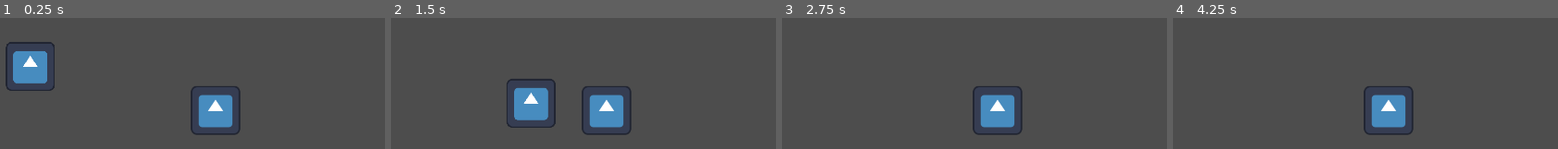
Above: before the commit, frames 1-4 (left to right).
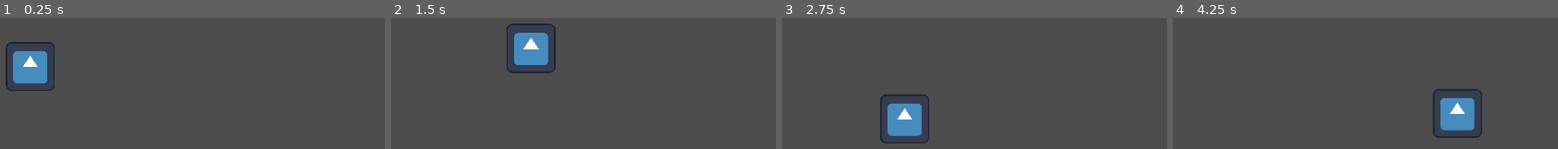
Above: after the commit, the same moments.

Repository: RobertKadak/GameCamp-2025
Game: Godot game, scene res://temp/main.tscn
Two runs of this game, one before a commit and one after it. Both use one fixed random seed, a clock stepped at 60 frames per second and the inputs below. This scene is started directly instead of the project's main scene. The engine's default icon, where the game draws it, is replaced by a stand-in: a white triangle on a blue panel in a dark square.
Inputs (mouse positions are in pixels of both pictures, inside the frame that each line leads up to):
- Up to frame 1 (0.25 s): no input
- Up to frame 2 (1.5 s): tap Enter (ui_accept) at 0.5, 0.77 s; move the mouse to (outside the picture) at 0.52 s; hold Right (ui_right) from 0.53 s (still down); click (outside the picture) at 0.67 s; move the mouse to (outside the picture) at 1.27 s
- Up to frame 3 (2.75 s): tap Enter (ui_accept) at 1.52 s; move the mouse to (outside the picture) at 2.02 s; release Right (ui_right) at 2.03 s; hold Left (ui_left) from 2.03 s (still down)
- Up to frame 4 (4.25 s): move the mouse to (outside the picture) at 2.77 s; release Left (ui_left) at 2.78 s; hold Right (ui_right) from 2.78 s (still down); click (outside the picture) at 2.92 s; tap Enter (ui_accept) at 3.02, 3.77 s; move the mouse to (1411, 79) at 3.52 s

The runs differ from the first frame. In frame 1, 2.9% of the frame differs, in the area x 49-63%, y 52-90%; in frame 2, 8.5%, in the area x 30-63%, y 4-90%; in frame 3, 5.8%; in frame 4, 5.8%.

Commit message:
Enemies need more work

Diff:
--- a/entities/enemies/moving/enemy_moving.tscn
+++ b/entities/enemies/moving/enemy_moving.tscn
@@ -1,50 +1,3 @@
-[gd_scene load_steps=7 format=3 uid="uid://d1yugmb8k8c7e"]
+[gd_scene format=3 uid="uid://4iuij3084jr3"]
 
-[ext_resource type="Script" uid="uid://bm6mjfal1y5qj" path="res://entities/enemies/stationary/stationary.gd" id="1_apj7t"]
-[ext_resource type="Script" uid="uid://cbng306fusmht" path="res://entities/enemies/moving/path_follow_2d.gd" id="2_3uprw"]
-[ext_resource type="Texture2D" uid="uid://dvgrs0ppvo8m6" path="res://icon.svg" id="2_r811l"]
-
-[sub_resource type="RectangleShape2D" id="RectangleShape2D_afw6x"]
-size = Vector2(136, 130.5)
-
-[sub_resource type="RectangleShape2D" id="RectangleShape2D_gbbff"]
-size = Vector2(252, 116)
-
-[sub_resource type="Curve2D" id="Curve2D_r811l"]
-_data = {
-"points": PackedVector2Array(0, 0, 0, 0, 636, 4, 0, 0, 0, 0, -645, 6)
-}
-point_count = 2
-
-[node name="CharacterBody2D" type="CharacterBody2D"]
-script = ExtResource("1_apj7t")
-
-[node name="Sprite2D" type="Sprite2D" parent="."]
-texture = ExtResource("2_r811l")
-
-[node name="CollisionShape2D" type="CollisionShape2D" parent="."]
-position = Vector2(2, 1.25)
-shape = SubResource("RectangleShape2D_afw6x")
-
-[node name="Area2D" type="Area2D" parent="."]
-monitorable = false
-
-[node name="CollisionShape2D" type="CollisionShape2D" parent="Area2D"]
-physics_interpolation_mode = 2
-position = Vector2(-193, 3)
-shape = SubResource("RectangleShape2D_gbbff")
-
-[node name="RayCast2D" type="RayCast2D" parent="."]
-target_position = Vector2(-50, 0)
-
-[node name="Timer" type="Timer" parent="."]
-
-[node name="Path2D" type="Path2D" parent="."]
-curve = SubResource("Curve2D_r811l")
-
-[node name="PathFollow2D" type="PathFollow2D" parent="Path2D"]
-position = Vector2(636, 4)
-rotation = 3.14003
-script = ExtResource("2_3uprw")
-
-[node name="Timer" type="Timer" parent="Path2D/PathFollow2D"]
+[node name="EnemyMoving" type="Node"]
--- a/entities/enemies/moving/path_follow_2d.gd
+++ b/entities/enemies/moving/path_follow_2d.gd
@@ -7,8 +7,11 @@
 var waiting = false
 
 @onready var wait_timer = $Timer
+@onready var path = $PathFollow2D
+@onready var node = $CharacterBody2D
 
 func _ready():
+	node.set_rotation_degrees(0)
 	wait_timer.wait_time = wait_time
 	wait_timer.one_shot = true
 	wait_timer.timeout.connect(_on_Timer_timeout)
--- a/entities/small guy/character_body_2d.gd
+++ b/entities/small guy/small_guy.gd
@@ -48,6 +48,3 @@
 	is_dead = true
 	velocity = Vector2.ZERO
 	queue_free()
-
-func _ready():
-	add_to_group("SmallGuy")
--- a/entities/small guy/character_body_2d.tscn
+++ b/entities/small guy/small_guy.tscn
@@ -1,12 +1,12 @@
 [gd_scene load_steps=4 format=3 uid="uid://ddist6hxf1bmw"]
 
-[ext_resource type="Script" uid="uid://5kbg8r3kt834" path="res://entities/small guy/character_body_2d.gd" id="1_rietb"]
+[ext_resource type="Script" uid="uid://5kbg8r3kt834" path="res://entities/small guy/small_guy.gd" id="1_rietb"]
 [ext_resource type="Texture2D" uid="uid://dvgrs0ppvo8m6" path="res://icon.svg" id="2_jry4s"]
 
 [sub_resource type="RectangleShape2D" id="RectangleShape2D_rietb"]
 size = Vector2(128, 127)
 
-[node name="CharacterBody2D" type="CharacterBody2D" groups=["player"]]
+[node name="CharacterBody2D" type="CharacterBody2D" groups=["SmallGuy", "player"]]
 script = ExtResource("1_rietb")
 
 [node name="Sprite2D" type="Sprite2D" parent="."]
--- a/scenes/level1/level.tscn
+++ b/scenes/level1/level.tscn
@@ -4,7 +4,7 @@
 [ext_resource type="PackedScene" uid="uid://0gw2fos8q2c7" path="res://entities/big guy/player.tscn" id="1_thcxp"]
 [ext_resource type="PackedScene" uid="uid://clj1pl6juouqg" path="res://scenes/wall.tscn" id="3_3ifb4"]
 [ext_resource type="PackedScene" uid="uid://btgfq2h7q85p0" path="res://scenes/platform.tscn" id="4_platform"]
-[ext_resource type="PackedScene" uid="uid://ddist6hxf1bmw" path="res://entities/small guy/character_body_2d.tscn" id="5_q0hxv"]
+[ext_resource type="PackedScene" uid="uid://ddist6hxf1bmw" path="res://entities/small guy/small_guy.tscn" id="5_q0hxv"]
 
 [sub_resource type="WorldBoundaryShape2D" id="WorldBoundaryShape2D_3ifb4"]
 
--- a/temp/main.tscn
+++ b/temp/main.tscn
@@ -1,7 +1,7 @@
 [gd_scene load_steps=4 format=3 uid="uid://dgu17ma7scemw"]
 
-[ext_resource type="PackedScene" uid="uid://ddist6hxf1bmw" path="res://entities/small guy/character_body_2d.tscn" id="1_player"]
-[ext_resource type="PackedScene" uid="uid://d1yugmb8k8c7e" path="res://entities/enemies/moving/enemy_moving.tscn" id="2_plon1"]
+[ext_resource type="PackedScene" uid="uid://ddist6hxf1bmw" path="res://entities/small guy/small_guy.tscn" id="1_player"]
+[ext_resource type="PackedScene" uid="uid://dmfhmunp1fb87" path="res://entities/enemies/moving/enemy_moving.tscn" id="2_plon1"]
 
 [sub_resource type="WorldBoundaryShape2D" id="WorldBoundaryShape2D_mpt1t"]
 distance = -326.0
@@ -10,6 +10,7 @@
 position = Vector2(-13, -329)
 
 [node name="CharacterBody2D" parent="." instance=ExtResource("1_player")]
+jump_impulse = 600
 
 [node name="Camera2D" type="Camera2D" parent="."]
 
@@ -18,5 +19,5 @@
 [node name="CollisionShape2D" type="CollisionShape2D" parent="StaticBody2D"]
 shape = SubResource("WorldBoundaryShape2D_mpt1t")
 
-[node name="CharacterBody2D2" parent="." instance=ExtResource("2_plon1")]
-position = Vector2(520, 242)
+[node name="Path2D" parent="." instance=ExtResource("2_plon1")]
+position = Vector2(916, 267)
Renamed: entities/small guy/character_body_2d.gd.uid -> entities/small guy/small_guy.gd.uid
